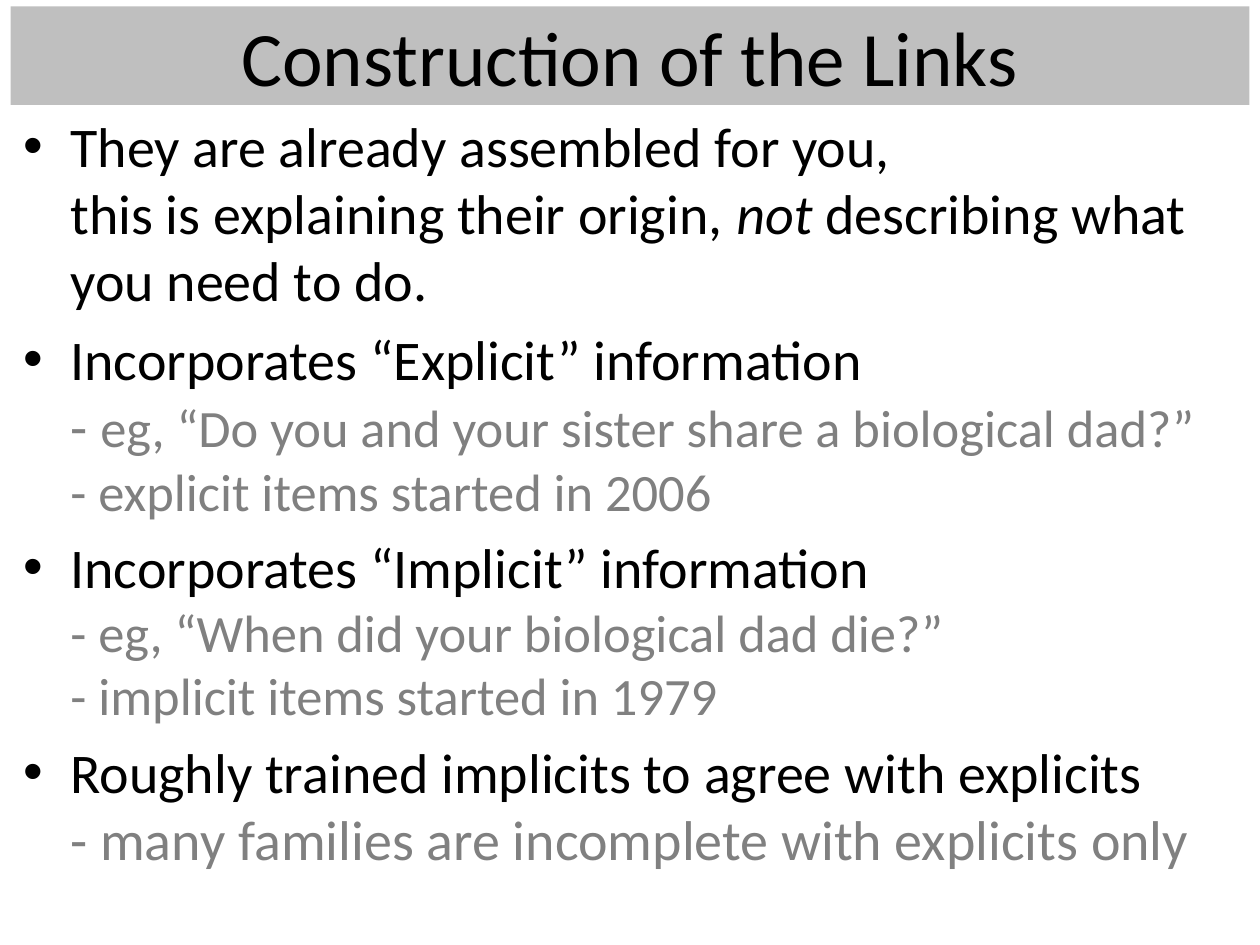
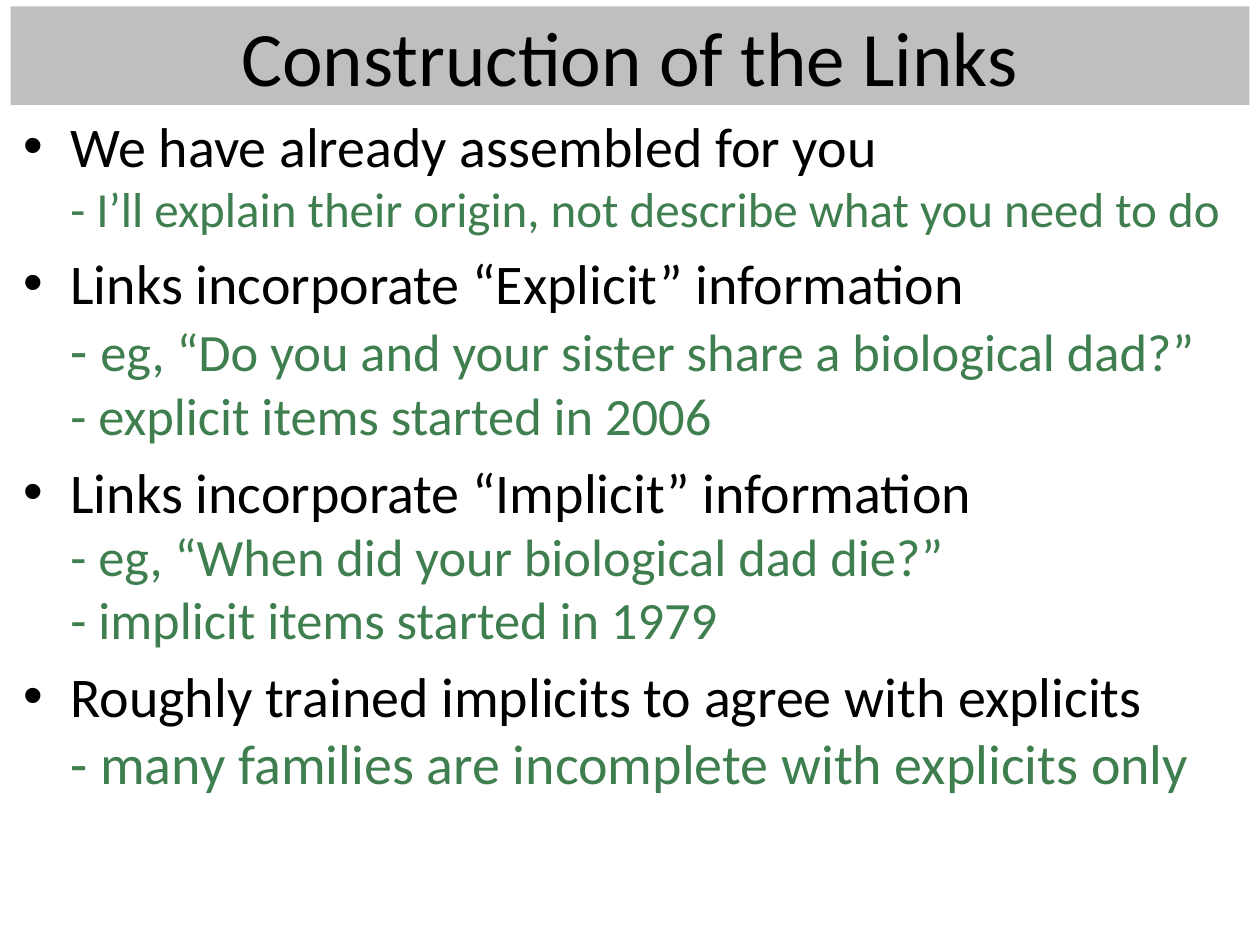
Before and after one commit to LiveOak/NlsyLinksDetermination, a slide deck: slide 15 of Publications/2013France/BeasleyBga2013-NlsyLinks.pptx. Drawn at 1260x945 pixels with LibreOffice and Linux fonts; fonts in the diff are those of the drawing. Boxes give left, top, right and bottom in pixels: in the first picture for what was removed or moved away, otherwise in the second. Text is boxed around its words. In the diff, an @@ line names an element or a change of style, - is before the commit and + after.

```diff
--- a/Publications/2013France/BeasleyBga2013-NlsyLinks.pptx
+++ b/Publications/2013France/BeasleyBga2013-NlsyLinks.pptx
@@ text at box(70, 128, 1220, 648): text changed; size 32 to 30 pt; text colour #000000 to #3F7F4F @@
-• They are already assembled for you,
-  this is explaining their origin, not describing what you need to do.
-• Incorporates “Explicit” information
-  - eg, “Do you and your sister share a biological dad?”
-  - explicit items started in 2006
-• Incorporates “Implicit” information
-  - eg, “When did your biological dad die?”
-  - implicit items started in 1979
+• We have already assembled for you
+  - I’ll explain their origin, not describe what you need to do
+• Links incorporate “Explicit” information
+  - eg, “Do you and your sister share a biological dad?”
+  - explicit items started in 2006
+• Links incorporate “Implicit” information
+  - eg, “When did your biological dad die?”
+  - implicit items started in 1979
@@ text at box(70, 678, 1188, 793): text colour #808080 to #3F7F4F in "- many families are incomplete with explicits ..." @@
```
Also in this commit, not shown: 10 other slides changed, 2 slides added, 1 slide removed.
